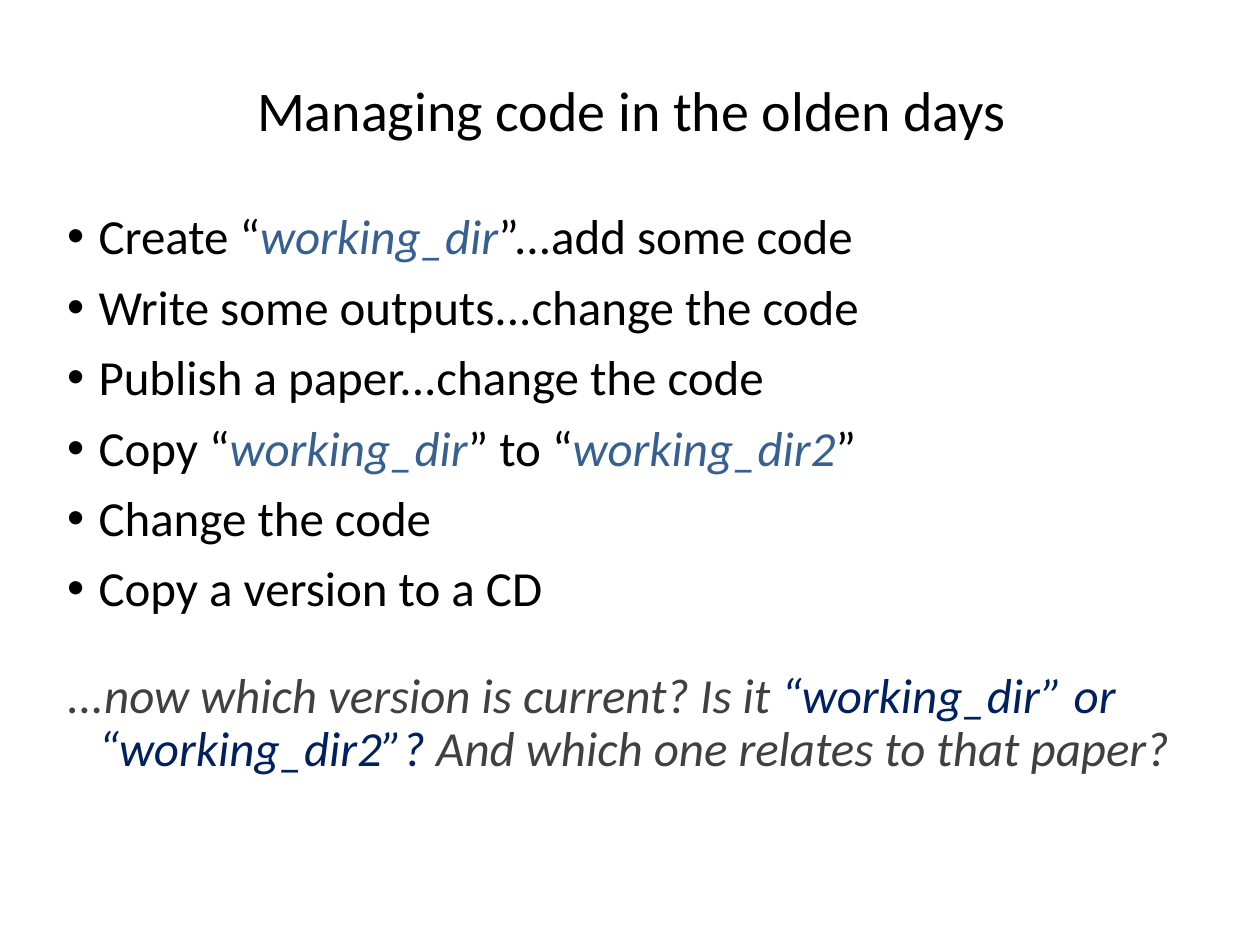
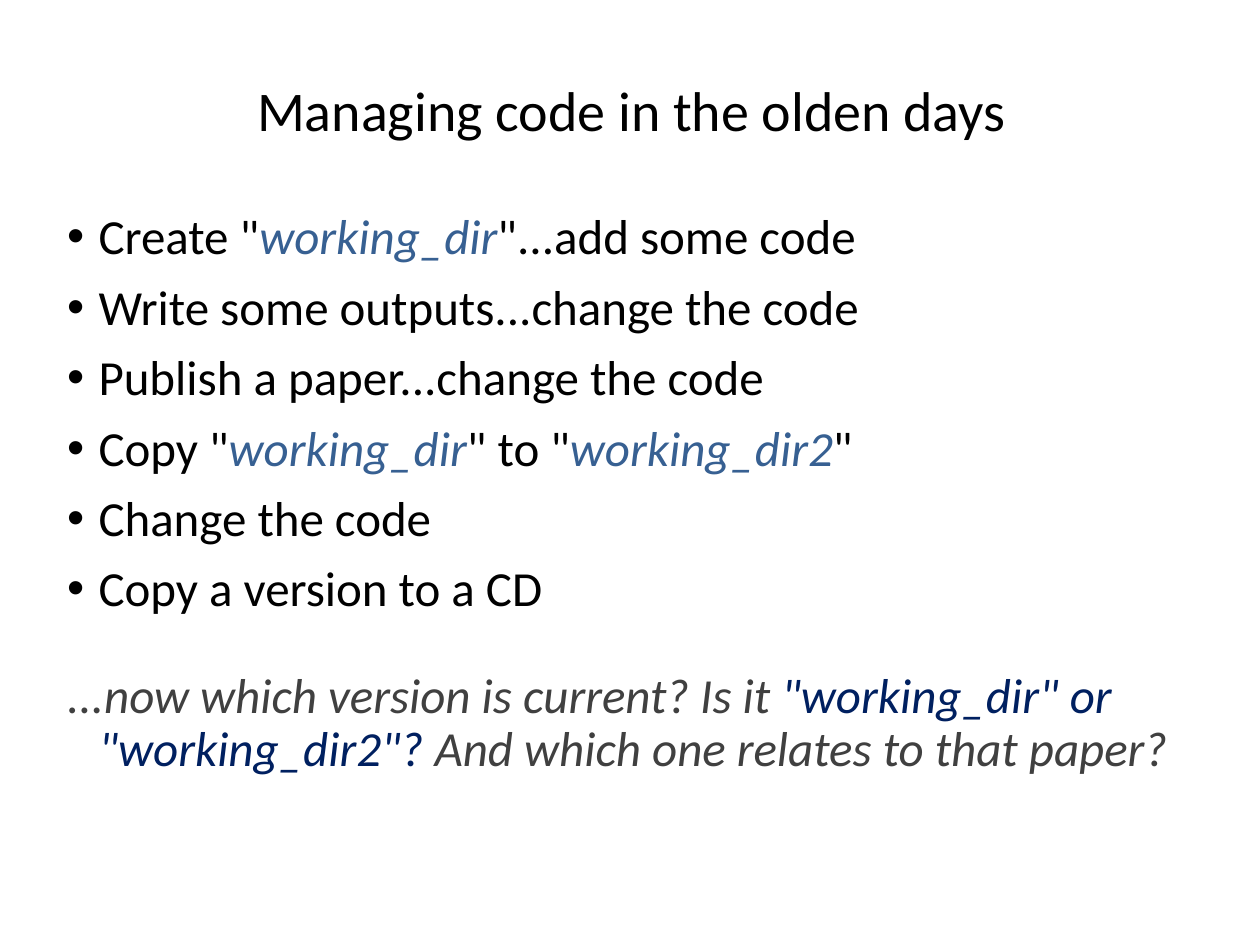
Before and after one commit to ncasuk/ncas-isc, a slide deck: slide 2 of shell/presentations/01_git2.pptx. Drawn at 1260x945 pixels with LibreOffice and Linux fonts; fonts in the diff are those of the drawing; background and template pictures are left out. Boxes give left, top, right and bottom in pixels: in the first picture for what was removed or moved away, otherwise in the second. Text is boxed around its words. In the diff, an @@ line names an element or a change of style, - is before the commit and + after.

```diff
--- a/shell/presentations/01_git2.pptx
+++ b/shell/presentations/01_git2.pptx
@@ text at [99,220,855,263]: text changed @@
-• Create “working_dir”...add some code
+• Create "working_dir"...add some code
@@ text at [99,432,852,475]: text changed @@
-• Copy “working_dir” to “working_dir2”
+• Copy "working_dir" to "working_dir2"
@@ text at [67,679,1167,775]: text changed @@
-...now which version is current? Is it “working_dir” or “working_dir2”? And which one relates to that paper?
+...now which version is current? Is it "working_dir" or "working_dir2"? And which one relates to that paper?
```
Also in this commit, not shown: 6 other slides changed, 1 other file.
